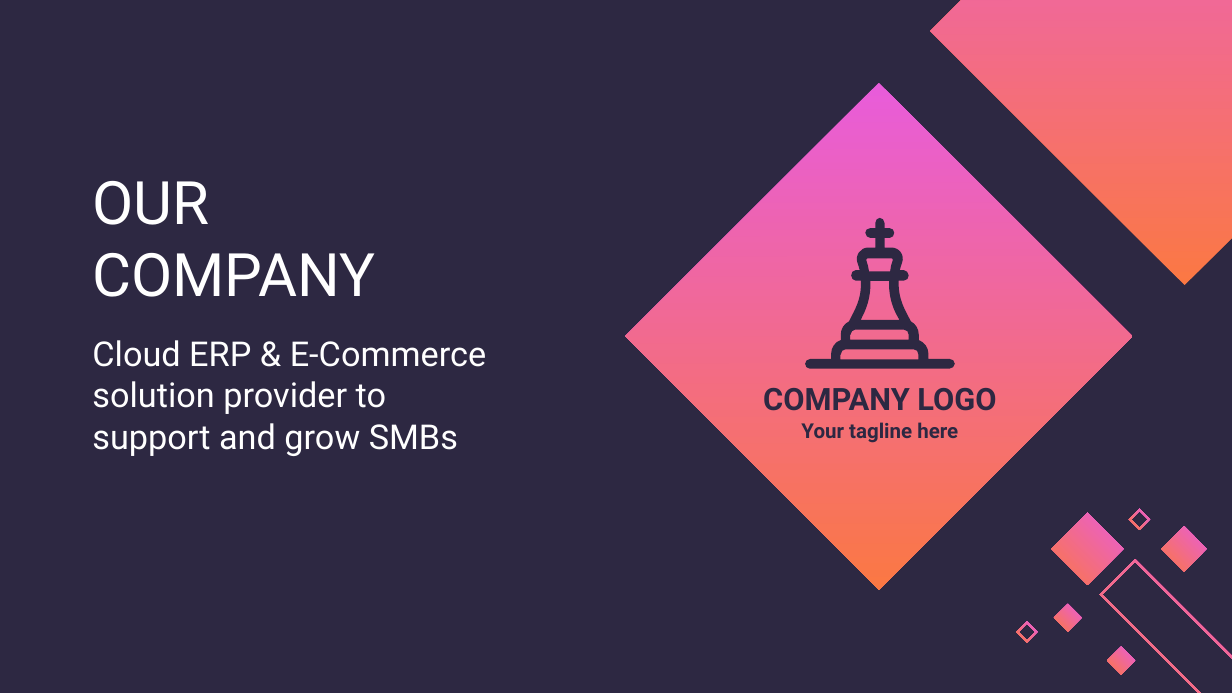
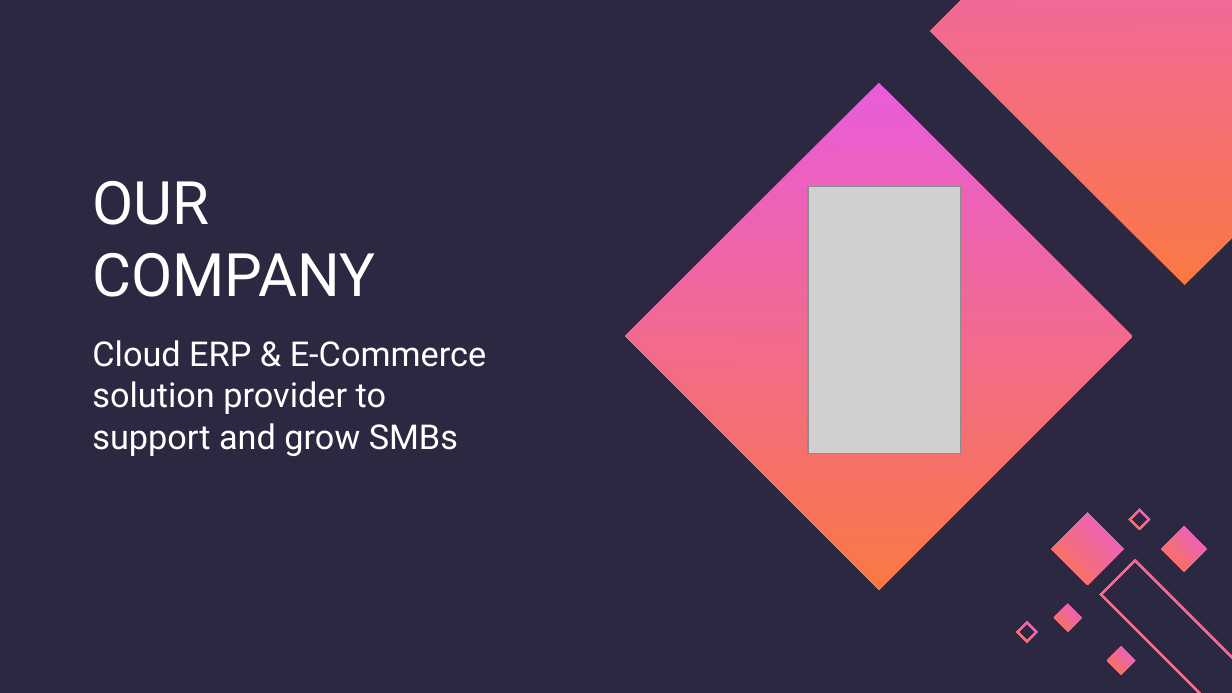
Before and after one commit to lmnaslimited/sales, a slide deck: slide 4 of crm-pitch/i2ov0.1.pptx. Drawn at 1232x693 pixels with LibreOffice and Linux fonts; fonts in the diff are those of the drawing; grey boxes stand for pictures. Boxes give left, top, right and bottom in pixels: in the first picture for what was removed or moved away, otherwise in the second. Text is boxed around its words. In the diff, an @@ line names an element or a change of style, - is before the commit and + after.

Commit message:
Logo added in our company  slide

```diff
--- a/crm-pitch/i2ov0.1.pptx
+++ b/crm-pitch/i2ov0.1.pptx
@@ picture added at box(808, 186, 961, 453) @@
@@ freeform shape removed at box(806, 218, 955, 368) @@
@@ title removed at box(763, 388, 996, 411) @@
-COMPANY LOGO
@@ title removed at box(801, 422, 958, 443) @@
-Your tagline here
```
